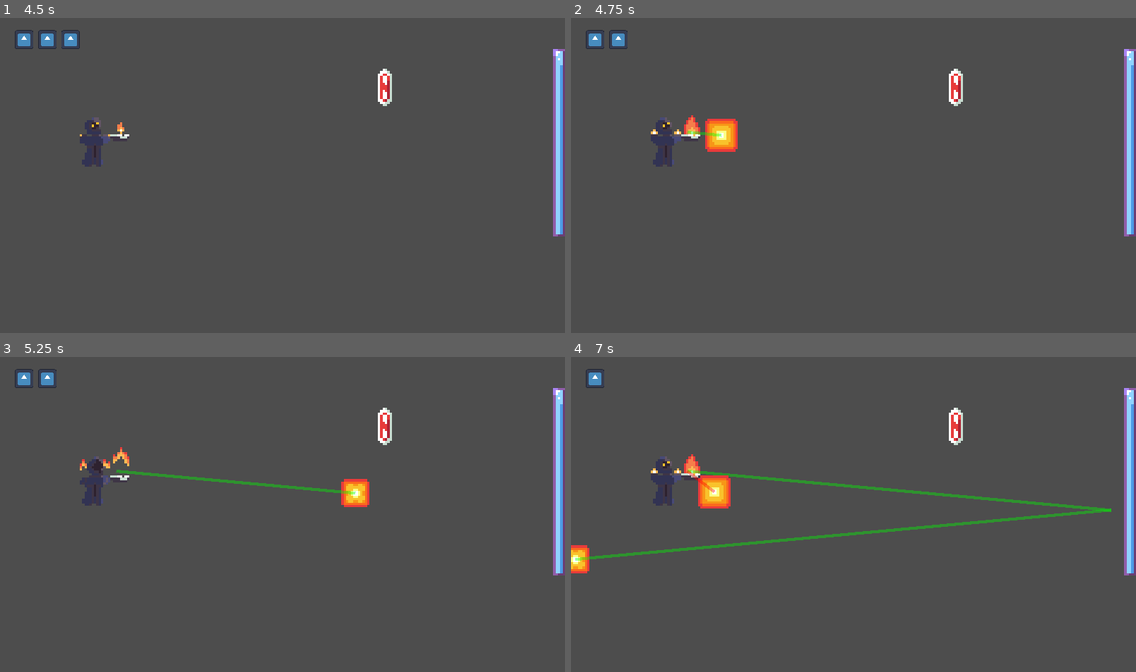
Above: before the commit, frames 1-4 (two rows, left to right).
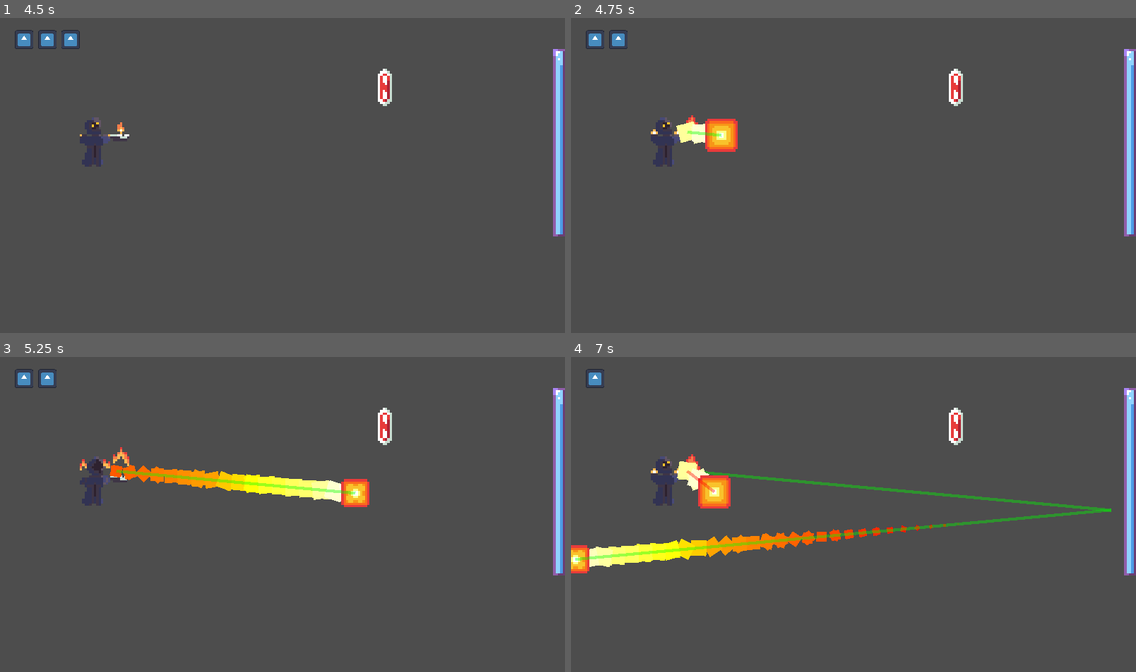
Above: after the commit, the same moments.

Repository: lolo111channel/GodocikJam
Game: Godot game, scene res://Levels/main_menu.tscn
The game is run twice, just before and just after one commit, with the same random seed, the same clock (stepped at 60 frames per second) and the same inputs. The engine's default icon, where the game draws it, is replaced by a stand-in: a white triangle on a blue panel in a dark square.
Inputs (mouse positions are in pixels of both pictures, inside the frame that each line leads up to):
- Up to frame 1 (4.5 s): click "Graj" at 0.5 s; click "Wróć" at 1.25 s; click "Graj" at 2 s; click (242, 68) at 2.77 s; tap Enter at 3.5 s; move the mouse to (406, 159) at 3.52 s; click (406, 159) at 3.6 s; move the mouse to (169, 191) at 4.27 s; click (169, 191) at 4.35 s
- Up to frame 2 (4.75 s): no input
- Up to frame 3 (5.25 s): move the mouse to (339, 445) at 5.02 s; click (339, 445) at 5.1 s
- Up to frame 4 (7 s): move the mouse to (825, 577) at 5.77 s; click (825, 577) at 5.85 s; move the mouse to (1023, 561) at 6.52 s; click (1023, 561) at 6.6 s

Frame 1 is identical in both runs. In frame 2, 0.3% of the frame differs, in the area x 18-24%, y 32-41%; in frame 3, 2.0%; in frame 4, 2.5%, in the area x 3-72%, y 33-67%.

Commit message:
Particle ognia dla kuli ognia

Diff:
--- a/Scripts/Bullet/bullet.tscn
+++ b/Scripts/Bullet/bullet.tscn
@@ -32,6 +32,43 @@
 [sub_resource type="CircleShape2D" id="CircleShape2D_eantg"]
 radius = 74.0
 
+[sub_resource type="Curve" id="Curve_8be7p"]
+min_value = -45.0
+max_value = 0.0
+_data = [Vector2(0, 1), 0.0, -6.33849, 0, 0, Vector2(1, -7.57895), -13.6093, 0.0, 0, 0]
+point_count = 2
+
+[sub_resource type="CurveTexture" id="CurveTexture_i55rd"]
+curve = SubResource("Curve_8be7p")
+
+[sub_resource type="Gradient" id="Gradient_eomhi"]
+offsets = PackedFloat32Array(0, 0.103704, 0.251852, 0.348148, 0.533333, 0.896296, 1)
+colors = PackedColorArray(1, 1, 1, 1, 1, 1, 0.478431, 1, 1, 1, 0, 1, 1, 0.635294, 0, 1, 1, 0.407843, 0, 1, 1, 0, 0, 1, 1, 0, 0, 0)
+
+[sub_resource type="GradientTexture1D" id="GradientTexture1D_avpos"]
+gradient = SubResource("Gradient_eomhi")
+
+[sub_resource type="Curve" id="Curve_6or0b"]
+_data = [Vector2(0, 1), 0.0, 0.0, 0, 0, Vector2(1, 0.0105263), -1.63088, 0.0, 0, 0]
+point_count = 2
+
+[sub_resource type="CurveTexture" id="CurveTexture_3rond"]
+curve = SubResource("Curve_6or0b")
+
+[sub_resource type="ParticleProcessMaterial" id="ParticleProcessMaterial_lhy64"]
+particle_flag_disable_z = true
+direction = Vector3(0, 0, 0)
+gravity = Vector3(0, 0, 0)
+orbit_velocity_min = 0.0
+orbit_velocity_max = 0.0
+angle_min = -35.0
+angle_max = 35.0
+angle_curve = SubResource("CurveTexture_i55rd")
+scale_min = 60.0
+scale_max = 60.0
+scale_curve = SubResource("CurveTexture_3rond")
+color_ramp = SubResource("GradientTexture1D_avpos")
+
 [node name="Bullet" type="RigidBody2D"]
 collision_layer = 2
 mass = 5.0
@@ -56,4 +93,9 @@
 [node name="CollisionShape2D" type="CollisionShape2D" parent="Area2D"]
 shape = SubResource("CircleShape2D_eantg")
 
+[node name="FireParticles" type="GPUParticles2D" parent="."]
+show_behind_parent = true
+amount = 48
+process_material = SubResource("ParticleProcessMaterial_lhy64")
+
 [connection signal="body_entered" from="Area2D" to="." method="_on_area_2d_body_entered"]
Not shown: 1 places in Scripts/Bullet/bullet.tscn that only renumber resources
